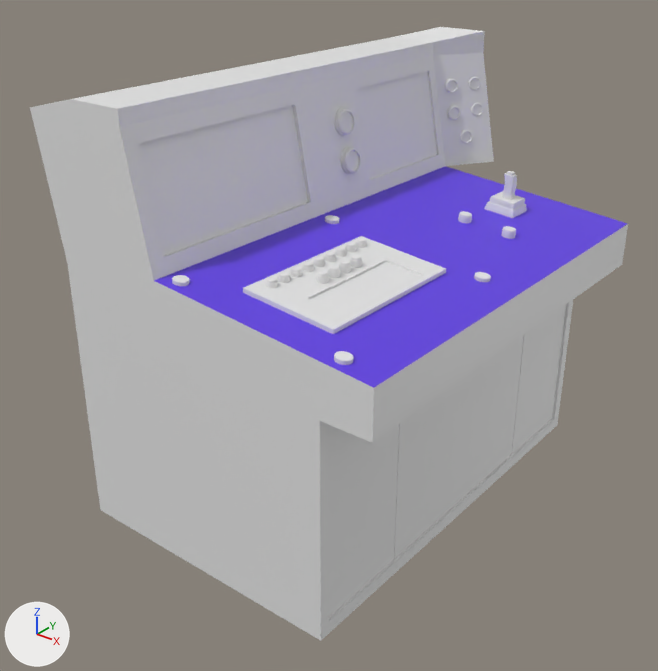
The Blender file Models/GroupD/Factory Kit/Factory Machinery/Control Room/MainControlPanelUnits/Control Panel_Right.blend as it was, and as the next commit left it.
One viewpoint serves both versions: a 50 mm lens placed at (2.15, -2.2, 1.86), pointed at (0.45, -0.07, 0.53). Every picture has the same lights, and +X, +Y and +Z are marked at lower left.

In view in the first picture: 'Control Panel Right'.
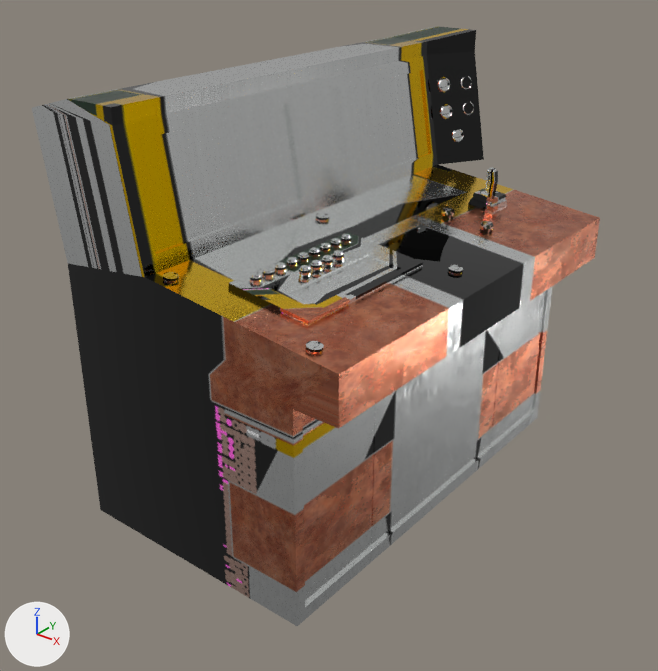
Where the change shows, as pixel boxes [x1, y1, x2, y2] in the pictures (658 x 671 px):
'Control Panel Right', reshaped, moved, rescaled
    before: [30, 27, 628, 641]
    after: [32, 26, 600, 626]
part 1 of me_cube, deleted
    before: [334, 108, 355, 136]
part 2 of me_cube, deleted
    before: [340, 147, 361, 174]
part 3 of me_cube, recoloured
    before: [30, 27, 628, 641]
    after: [32, 26, 600, 626]
part 4 of me_cube, recoloured
    before: [154, 166, 627, 388]
    after: [145, 165, 599, 374]

The edits, one by one:
Picture 'MetalControlPanelRight.png' (img_metalcontrolpanelright_png) is new.
Picture 'NormalControlPanelRight.png' (img_normalcontrolpanelright_png) is new.
Picture 'RoughnessControlPanelRight.png' (img_roughnesscontrolpanelright_png) is new.
Picture 'ColorControlPanelRight.png' (img_colorcontrolpanelright_png) is new.
Material 'Material.005' (mat_material_005) is new.
Uses the picture img_colorcontrolpanelright_png.
Uses the picture img_metalcontrolpanelright_png.
Uses the picture img_normalcontrolpanelright_png.
Uses the picture img_roughnesscontrolpanelright_png.
me_cube is used by ob_control_panel_right; location (0.0, -0.001, 0.0); scale (1.1, 1.0, 1.0).
me_cube had 3781 vertices, 3188 faces and spanned x -0.07..1.01, y -0.73..0.9, z 0.0..1.4.
me_cube now has 3331 vertices, 2794 faces and spans x -0.07..1.01, y -0.73..0.9, z 0.0..1.4.
me_cube part 1: the loose piece of 225 vertices spanning x 0.29..0.32, y 0.11..0.2, z 1.14..1.23 is deleted.
me_cube part 2: the loose piece of 225 vertices spanning x 0.31..0.35, y 0.12..0.2, z 1.02..1.11 is deleted.
me_cube part 3: 2792 faces spanning x -0.07..1.01, y -0.73..0.9, z 0.0..1.4 switch from mat_material (white #e7e7e7) to mat_material_005.
me_cube part 4: 2 faces spanning x 0.35..1.01, y -0.73..0.73, z 0.85..0.93 switch from mat_material_001 (blue #613ce5) to no material.
Object 'Control Panel Right' (ob_control_panel_right) is rescaled from (1.1, 1.0, 1.0) to (1.0, 1.0, 1.0).
Object 'Control Panel Right' (ob_control_panel_right) moves from (0.0, -0.001, 0.0) to (0.0, 0.0, 0.0).
